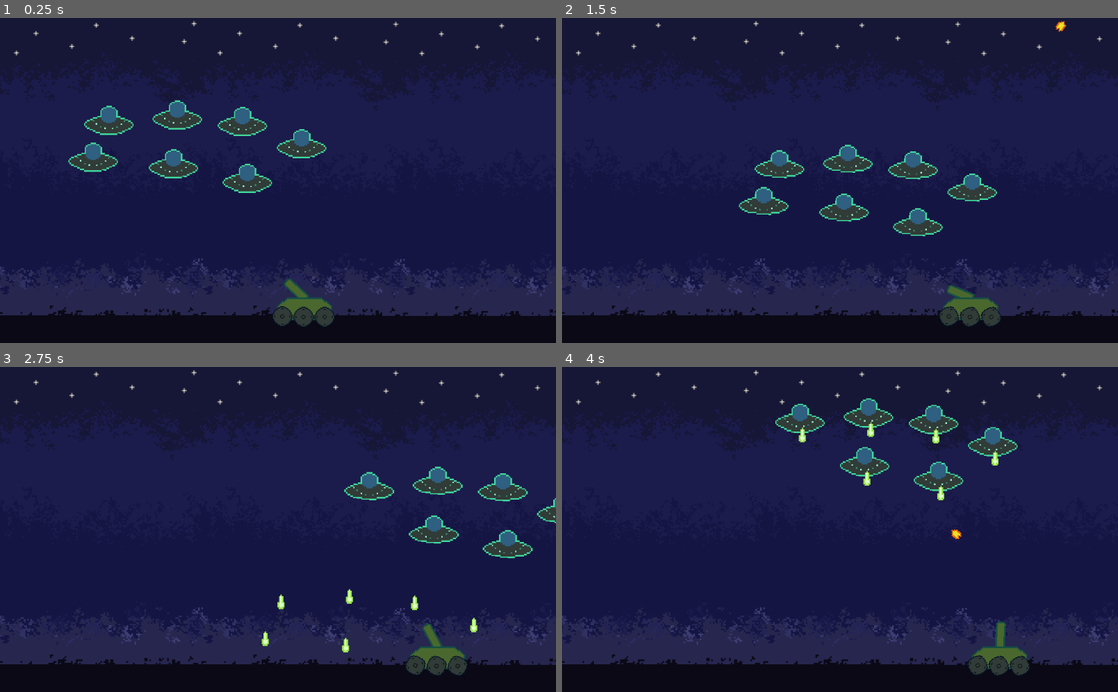
Above: before the commit, frames 1-4 (two rows, left to right).
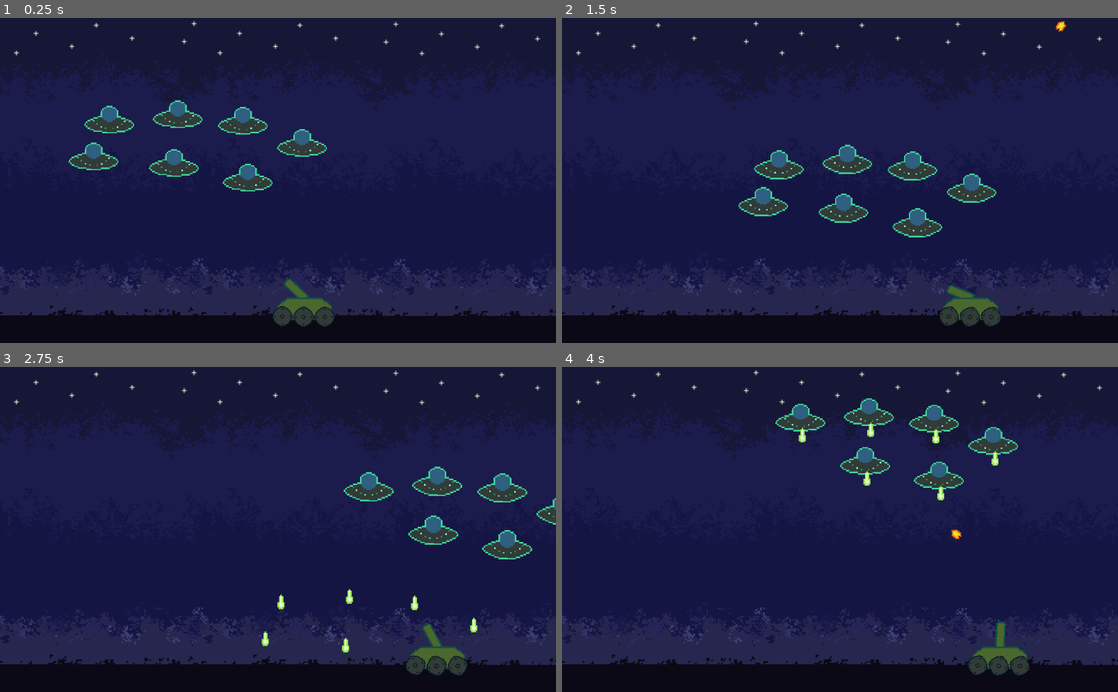
Above: after the commit, the same moments.

Repository: zMenta/Godot-Projects
Game: Godot game, scene res://Scenes/Main.tscn
Two runs of this game, one before a commit and one after it. Both use one fixed random seed, a clock stepped at 60 frames per second and the inputs below.
Inputs (mouse positions are in pixels of both pictures, inside the frame that each line leads up to):
- Up to frame 1 (0.25 s): no input
- Up to frame 2 (1.5 s): move the mouse to (962, 164) at 0.52 s; press the mouse at (962, 164) at 0.53 s; hold Right (ui_right) 0.53-1.28 s; move the mouse to (728, 196) at 1.27 s; release the mouse at (728, 196) at 1.28 s; hold Left (ui_left) from 1.28 s (still down); click (728, 196) at 1.35 s
- Up to frame 3 (2.75 s): move the mouse to (333, 458) at 2.02 s; release Left (ui_left) at 2.03 s; press the mouse at (333, 458) at 2.03 s; hold Right (ui_right) from 2.03 s (still down)
- Up to frame 4 (4 s): move the mouse to (812, 594) at 2.77 s; release the mouse at (812, 594) at 2.78 s; click (812, 594) at 2.85 s; move the mouse to (1006, 578) at 3.52 s; release Right (ui_right) at 3.53 s; press the mouse at (1006, 578) at 3.53 s; hold Left (ui_left) from 3.53 s (still down)

The runs differ from the first frame. In frame 1, 0.9% of the frame differs, in the area x 12-59%, y 25-54%; in frame 2, 0.9%, in the area x 31-79%, y 38-68%; in frame 3, 0.7%; in frame 4, 0.7%.

Commit message:
Layers and masks in collision

Diff:
--- a/Invaders from Space/Scenes/AlienBullet.tscn
+++ b/Invaders from Space/Scenes/AlienBullet.tscn
@@ -8,6 +8,8 @@
 height = 12.0
 
 [node name="AlienBullet" type="Area2D"]
+collision_layer = 8
+collision_mask = 5
 script = ExtResource( 2 )
 
 [node name="Sprite" type="Sprite" parent="."]
@@ -19,4 +21,5 @@
 position = Vector2( 0, 15 )
 shape = SubResource( 1 )
 
+[connection signal="area_shape_entered" from="." to="." method="_on_AlienBullet_area_shape_entered"]
 [connection signal="body_entered" from="." to="." method="_on_AlienBullet_body_entered"]
--- a/Invaders from Space/Scenes/Bullet.tscn
+++ b/Invaders from Space/Scenes/Bullet.tscn
@@ -8,6 +8,8 @@
 height = 3.0
 
 [node name="Bullet" type="Area2D"]
+collision_layer = 4
+collision_mask = 10
 script = ExtResource( 2 )
 
 [node name="Sprite" type="Sprite" parent="."]
--- a/Invaders from Space/Scenes/Player.tscn
+++ b/Invaders from Space/Scenes/Player.tscn
@@ -9,6 +9,7 @@
 height = 52.0002
 
 [node name="Player" type="KinematicBody2D"]
+collision_mask = 10
 script = ExtResource( 2 )
 Bullet = ExtResource( 3 )
 recoil = Vector2( 20, 0 )
@@ -61,7 +62,6 @@
 region_rect = Rect2( 48, 3, 54, 54 )
 
 [node name="ShootCooldown" type="Timer" parent="."]
-wait_time = 1.25
 one_shot = true
 
 [connection signal="timeout" from="ShootCooldown" to="." method="_on_ShootCooldown_timeout"]
--- a/Invaders from Space/Scenes/Ufo.tscn
+++ b/Invaders from Space/Scenes/Ufo.tscn
@@ -26,11 +26,14 @@
 
 [node name="Ufo" type="Area2D" groups=["aliens"]]
 scale = Vector2( 0.3, 0.3 )
+collision_layer = 2
+collision_mask = 4
 script = ExtResource( 3 )
 Bullet = ExtResource( 2 )
 
 [node name="AnimatedSprite" type="AnimatedSprite" parent="."]
 frames = SubResource( 3 )
+frame = 1
 playing = true
 
 [node name="CollisionShape2D" type="CollisionShape2D" parent="."]
--- a/Invaders from Space/Scripts/AlienBullet.gd
+++ b/Invaders from Space/Scripts/AlienBullet.gd
@@ -10,4 +10,7 @@
 
 func _on_AlienBullet_body_entered(body: Node) -> void:
 	queue_free()
-	print("Body entered")
+
+
+func _on_AlienBullet_area_shape_entered(area_rid: RID, area: Area2D, area_shape_index: int, local_shape_index: int) -> void:
+	queue_free()
--- a/Invaders from Space/project.godot
+++ b/Invaders from Space/project.godot
@@ -22,6 +22,13 @@
  ]
 }
 
+[layer_names]
+
+2d_physics/layer_1="tank"
+2d_physics/layer_2="aliens"
+2d_physics/layer_3="tankBullet"
+2d_physics/layer_4="alienBullet"
+
 [physics]
 
 common/enable_pause_aware_picking=true
